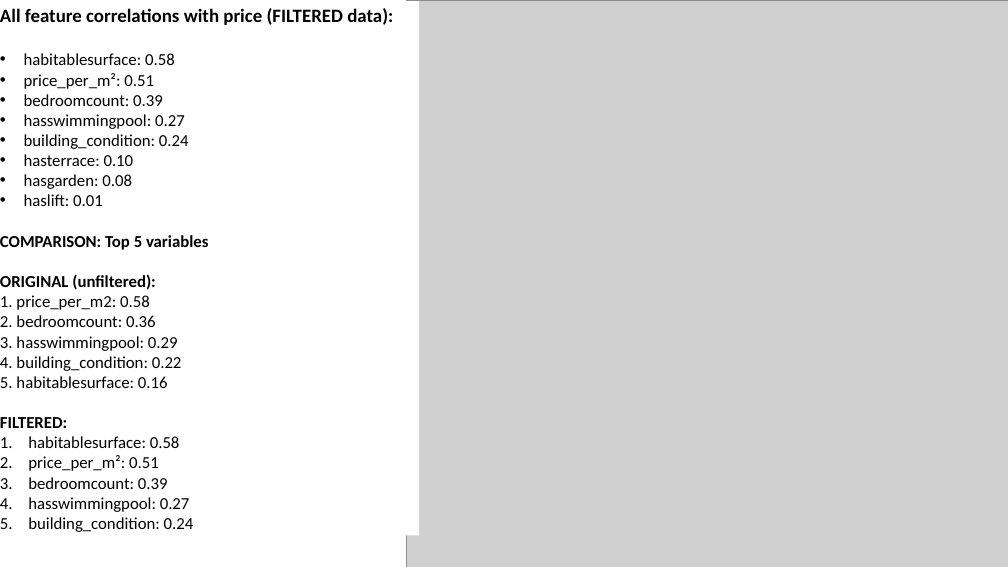
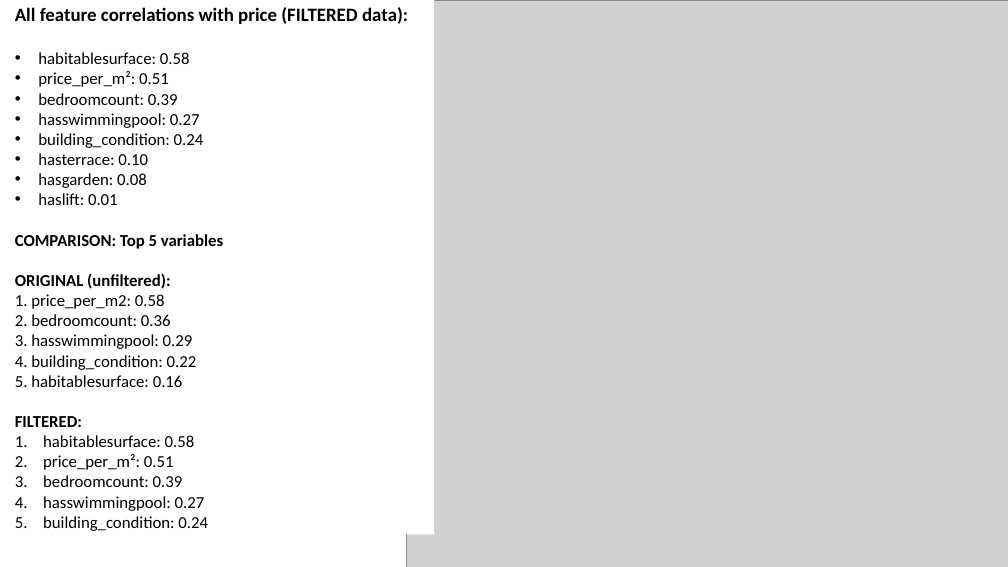
Before and after one commit to kayedee90/challenge-data-analysis, a slide deck: slide 21 of Presentation/Kenny_PDF.pptx (slide 6 before the commit). Drawn at 1008x567 pixels with LibreOffice and Linux fonts; fonts in the diff are those of the drawing; grey boxes stand for pictures. Boxes give left, top, right and bottom in pixels: in the first picture for what was removed or moved away, otherwise in the second. Text is boxed around its words. In the diff, an @@ line names an element or a change of style, - is before the commit and + after.

```diff
--- a/Presentation/Kenny_PDF.pptx
+++ b/Presentation/Kenny_PDF.pptx
@@ rectangle "All feature correlations with price ..." moved from (x1=0, y1=1, x2=420, y2=535) to (x1=15, y1=0, x2=435, y2=535) @@
```
Also in this commit, not shown: 7 other slides changed, 18 slides added, 3 other files.
